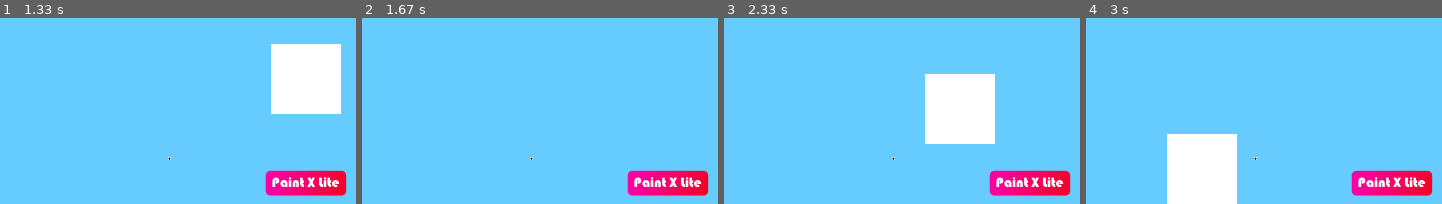
Above: before the commit, frames 1-4 (left to right).
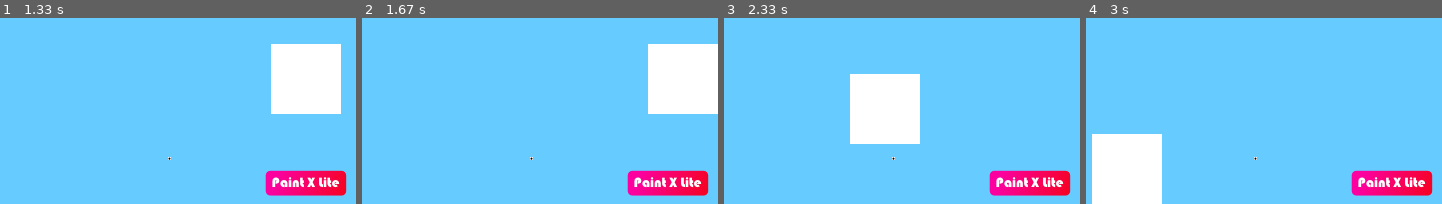
Above: after the commit, the same moments.

Repository: whdqh1550/PythonPractice
Game: pygame game, started from pygame_basic/4_keyboard_event.py
Two runs of this game, one before a commit and one after it. Both use one fixed random seed, a clock stepped at 60 frames per second and the inputs below.
Inputs:
- Up to frame 1 (1.33 s): hold Right 0.33-0.8 s; hold Up 0.83-1.13 s; hold Right from 1.17 s (still down)
- Up to frame 2 (1.67 s): release Right at 1.63 s
- Up to frame 3 (2.33 s): hold Left 1.67-2.2 s; hold Down from 2.23 s (still down)
- Up to frame 4 (3 s): release Down at 2.53 s; hold Left 2.57-2.97 s

Frame 1 is identical in both runs. In frame 2, 7.4% of the frame differs, in the area x 80-100%, y 13-52%; in frame 3, 15%, in the area x 35-77%, y 30-68%; in frame 4, 15%.

Commit message:
게임 맵 밖으로 못나가게 하고 키보드 입력 처리하기

Diff:
--- a/pygame_basic/1_creat_frame.py
+++ /dev/null
@@ -1 +0,0 @@
-import pygamey
--- a/pygame_basic/4_keyboard_event.py
+++ b/pygame_basic/4_keyboard_event.py
@@ -46,15 +46,29 @@
                 to_y -= 5
             elif event.key == pygame.K_DOWN:
                 to_y += 5
-        if event.type == pygame.KEYUP: # 키보드가 눌렸다가 때어지는 순간.
+        elif event.type == pygame.KEYUP: # 키보드가 눌렸다가 때어지는 순간.
             if event.key == pygame.K_LEFT or pygame.K_RIGHT:#오른쪽이나 왼쪽 방향키가 떼지는 순간 가는 힘이 ㅅ0
                 to_x = 0
             if event.key == pygame.K_UP or pygame.K_DOWN:
                 to_y = 0
 
 
+
     character_x_pos += to_x
     character_y_pos +=to_y
+
+    if character_x_pos <= 0 :
+        character_x_pos = 0
+    elif character_x_pos >= screen_width- character_width:
+        character_x_pos = screen_width - character_width
+
+    if character_y_pos <= 0 :
+        character_y_pos = 0
+    elif character_y_pos >= screen_height - character_height:
+        character_y_pos = screen_height - character_height
+
+
+
 
     #screen.fill((0,0,255))# RGB 값의로 해당됨 레드 0 그린 0 블루 맥스인 255 로 블루만 꽉참.
     screen.blit(background,(0,0))#배경 그리기 # 게임이 완성되면 이 부분이 event loop 위로 올라 갈수 있는지 확인하기
